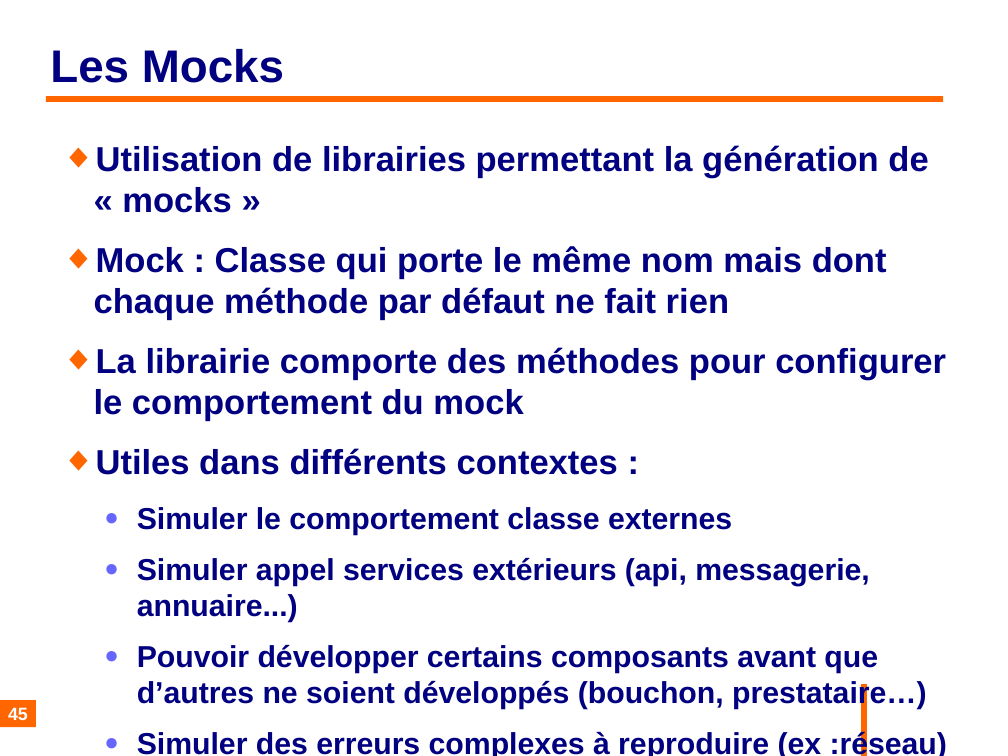
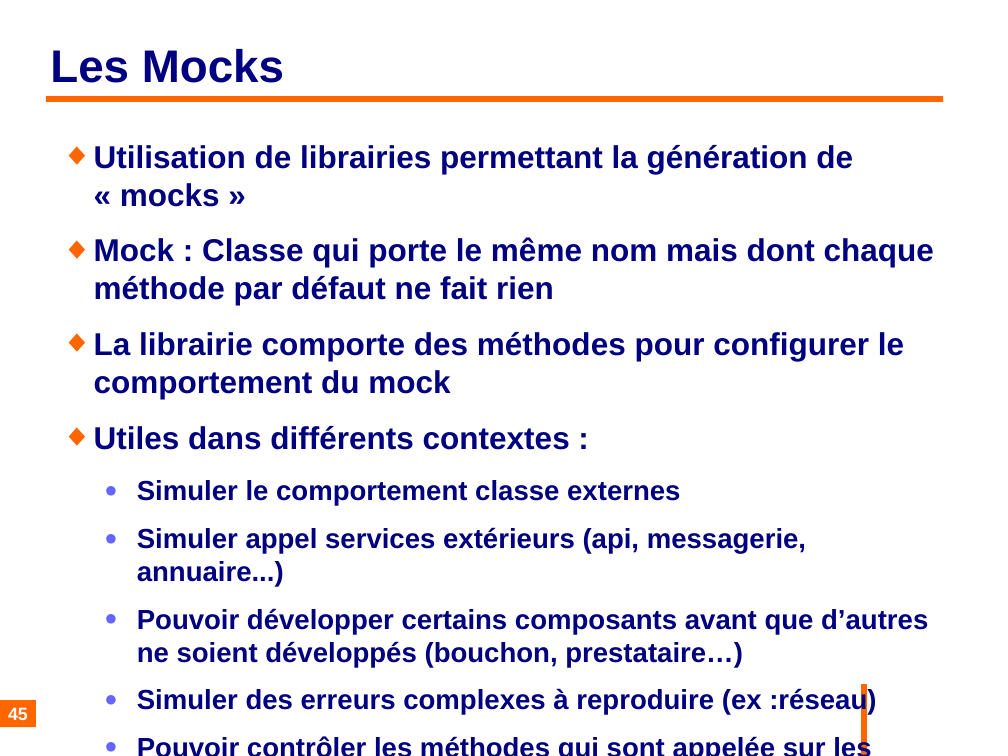
Before and after one commit to philphils/tests-unitaires-et-moins-unitaires, a slide deck: slide 45 of tests-unitaires-cours/nouveauDiapo/diapo_tests_unitaires.odp. Drawn at 1008x756 pixels with LibreOffice and Linux fonts; fonts in the diff are those of the drawing; background and template pictures are left out. Boxes give left, top, right and bottom in pixels: in the first picture for what was removed or moved away, otherwise in the second. Text is boxed around its words. In the diff, an @@ line names an element or a change of style, - is before the commit and + after.

Commit message:
Annotation Mock

```diff
--- a/tests-unitaires-cours/nouveauDiapo/diapo_tests_unitaires.odp
+++ b/tests-unitaires-cours/nouveauDiapo/diapo_tests_unitaires.odp
@@ text at (94,145,934,715): paragraph added @@
+  ● Pouvoir contrôler les méthodes qui sont appelée sur les mocks
@@ text at (94,145,934,715): size 27.2 to 24.8 pt in "Utilisation de librairies permettant la génération de ...", "Mock : Classe qui porte le même ...", "La librairie comporte des méthodes pour configurer ...", "Utiles dans différents contextes :"; size 23.8 to 21.7 pt in "Simuler le comportement classe externes", "Simuler appel services extérieurs (api, messagerie, annuaire ...", "Pouvoir développer certains composants avant que d’autres ...", "Simuler des erreurs complexes à reproduire (ex ..." @@
```
Also in this commit, not shown: 1 slide added.
